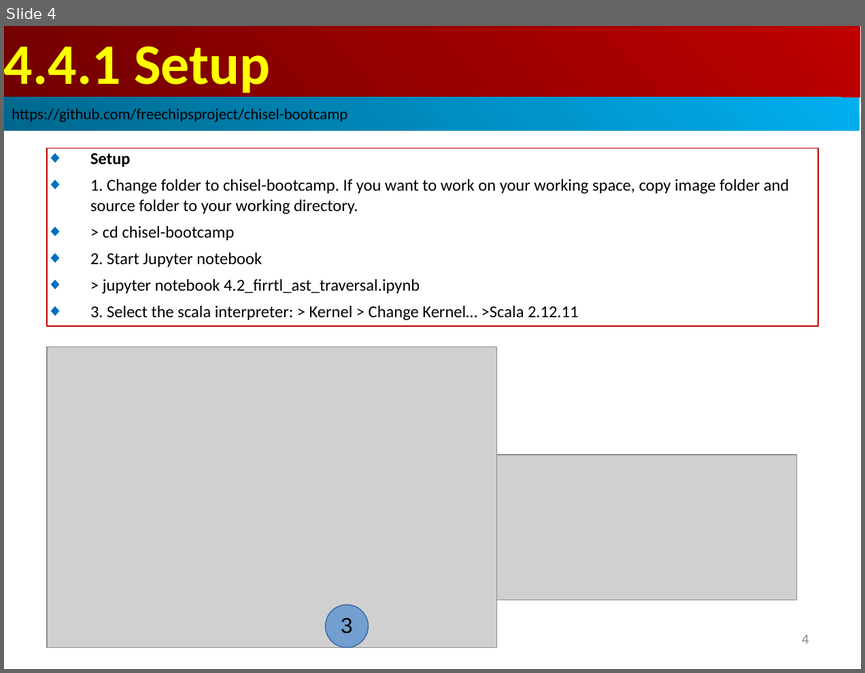
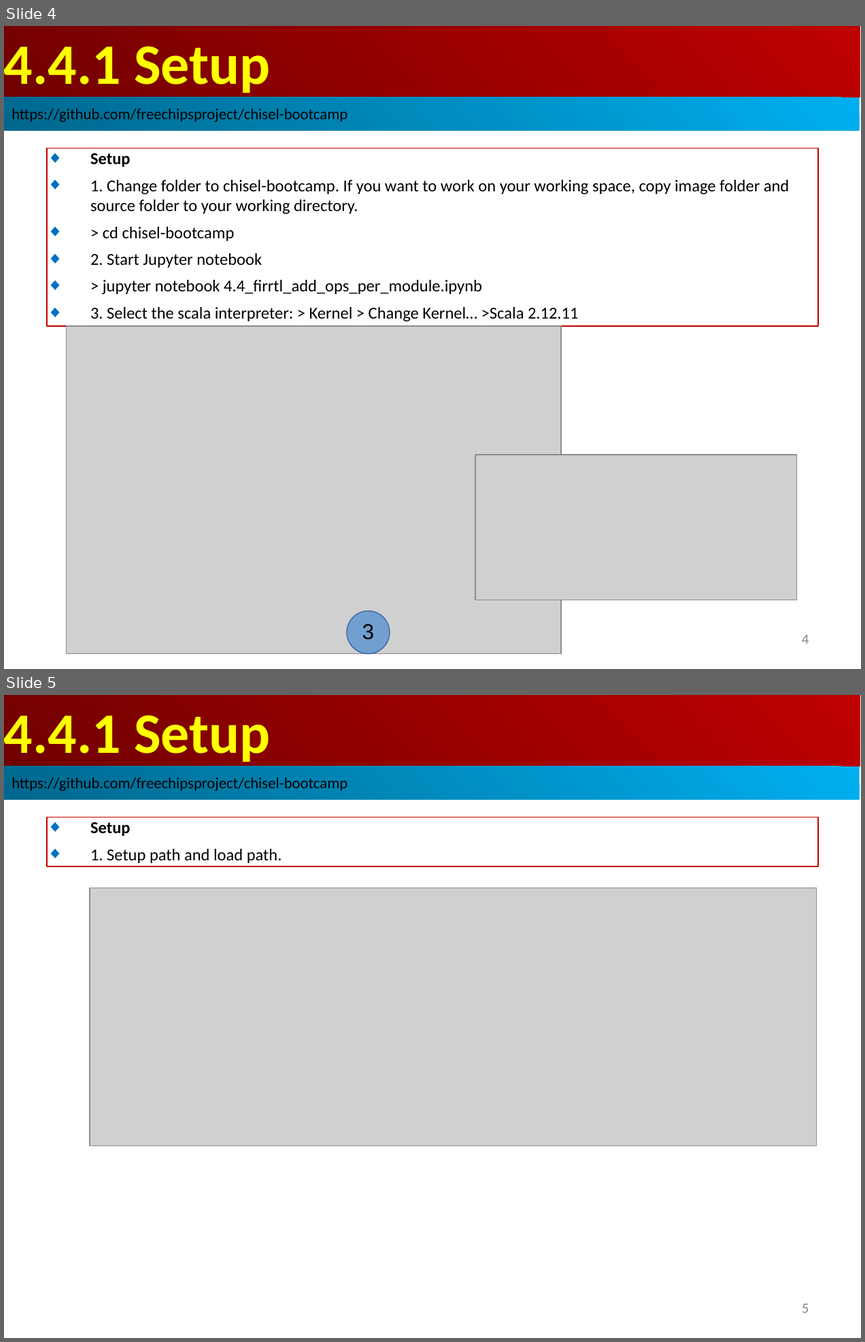
Before and after one commit to peterhchen/AIU_CS800_Chisel, a slide deck: 300_UCB_BC/004.4_Add_Op/000_Video/004.4_Add_Op.ppt. Shown one above the other, each under a label of ours: slide 4 before the commit, slides 4 and 5 after it. The pictures are 865x673 and 865x1342 pixels, drawn with LibreOffice and Linux fonts; fonts in the diff are those of the drawing; grey boxes stand for pictures. Boxes give left, top, right and bottom in pixels: in the first picture for what was removed or moved away, otherwise in the second. Text is boxed around its words. In the diff, an @@ line names an element or a change of style, - is before the commit and + after.

```diff
--- a/300_UCB_BC/004.4_Add_Op/000_Video/004.4_Add_Op.ppt
+++ b/300_UCB_BC/004.4_Add_Op/000_Video/004.4_Add_Op.ppt
@@ slide 5 added at (4,695,861,1338), background #FFFFFF @@
@@ rectangle added at (4,695,860,766), fill gradient #BF0000 to #710000, 48 pt, text #FFFF00, bold @@
+4.4.1 Setup
@@ rectangle added at (4,766,859,800), fill gradient #00AFEF to #00688E, 13 pt, text #000000 @@
+https://github.com/freechipsproject/chisel-bootcamp
@@ rectangle added at (47,817,818,866), outline #C00000 0.74 pt, 14 pt, text #000000 @@
+◆ Setup
+◆ 1. Setup path and load path.
@@ picture added at (90,888,816,1146) @@
@@ page number added at (802,1303,809,1312), 12 pt, text #8B8B8B @@
+5
@@ slide 4 changed as well @@
@@ text in rectangle at (103,280,482,295): text changed @@
-◆ > jupyter notebook 4.2_firrtl_ast_traversal.ipynb
+◆ > jupyter notebook 4.4_firrtl_add_ops_per_module.ipynb
@@ picture: place and size @@
-picture at (47,346,496,648)
+picture at (67,326,561,653)
@@ ellipse "3": place and size @@
-ellipse "3" at (325,604,368,648)
+ellipse "3" at (347,610,390,653)
```
